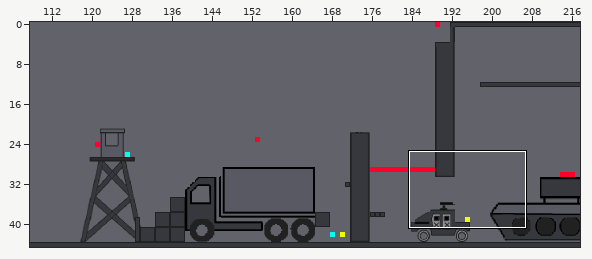
Tiled map, stored at levels/level1.tmx. Above, an overview of the earlier version with the close-up marked.
Close-up. Before the commit:
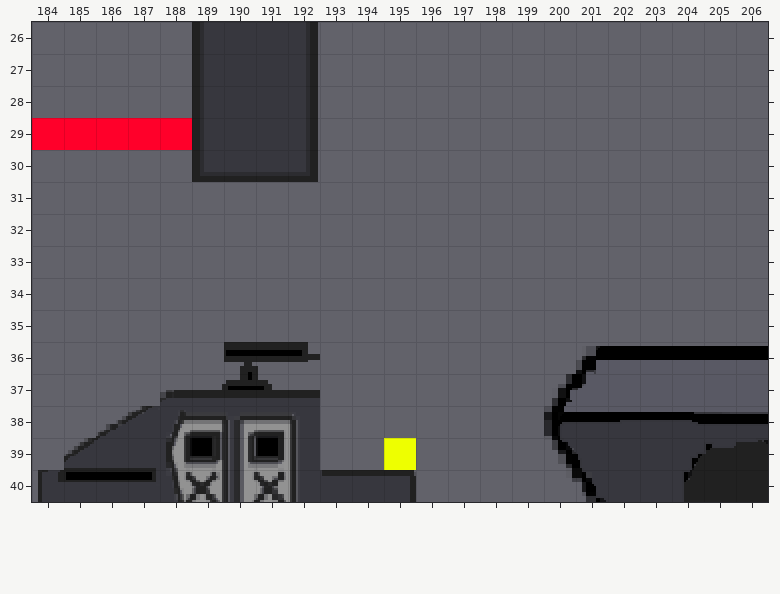
Cells are 16x16 px. Shown: x 184..206, y 26..40. The commit also changed other parts of the map, which this record leaves out.
After the commit:
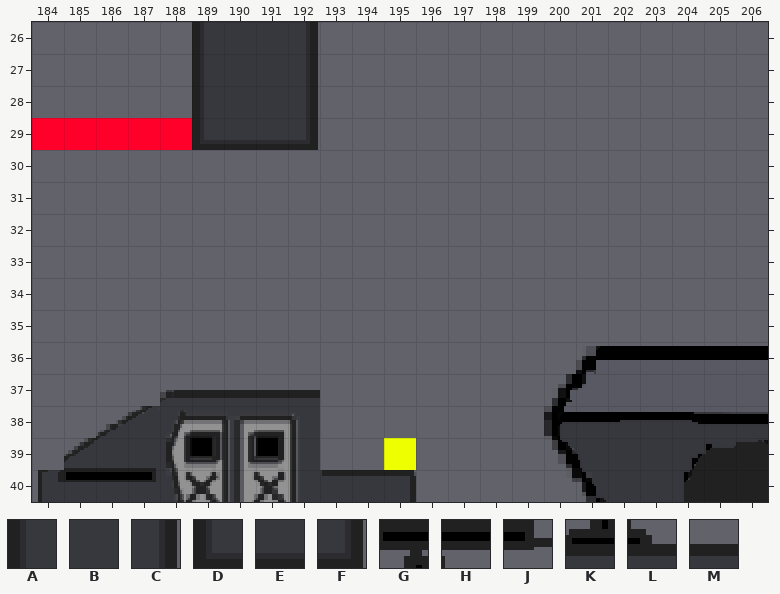
Key: from "tileset": A 4545, B 4546, C 4735, D 7163, E 7164, F 7166, G 10504, H 10505, J 10506, K 10691, L 10692, M 10693.
_ is an empty cell.
Tiles replaced or removed in this view: A, B, C, D, E, F, G, H, J, K, L.
Changes in this commit:
Changed rows in their new state; . is an unchanged cell.
Layer "platform":
first column x 189:
29 DEE
30 ___
first column x 190:
36 ___
37 MM.
Layer "platformMontagne":
first column x 192:
29 F
30 _
Boxes around the changes in both close-ups, in picture pixels (x1, y1, x2, y2):
changed: (192, 140, 318, 182)
changed: (224, 342, 320, 390)
